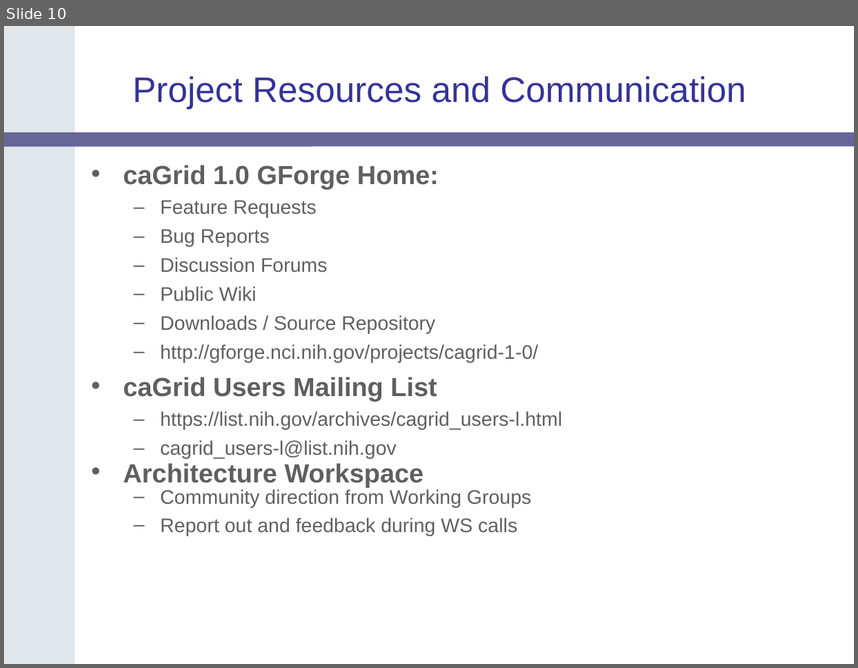
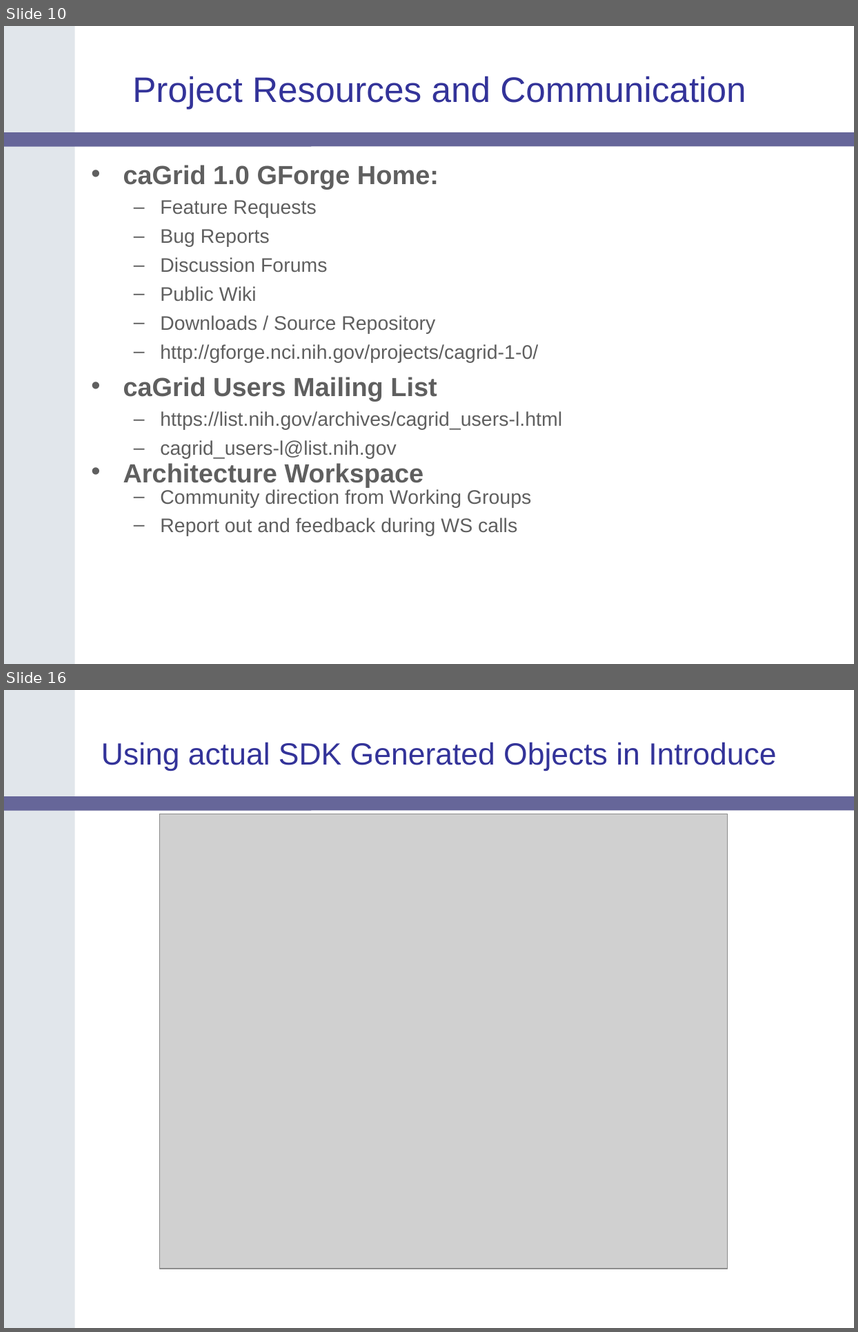
Before and after one commit to NCIP/cagrid-portal, a slide deck: cagrid-1-0/Documentation/presentations/200604_AnnualMeeting/caGrid-1.0-Demo.ppt. Shown one above the other, each under a label of ours: slide 10 before the commit, slides 10 and 16 after it; the slides between them are not shown. The pictures are 858x668 and 858x1332 pixels, drawn with LibreOffice and Linux fonts; fonts in the diff are those of the drawing; grey boxes stand for pictures; background and template pictures are left out. Boxes give left, top, right and bottom in pixels: in the first picture for what was removed or moved away, otherwise in the second. Text is boxed around its words. In the diff, an @@ line names an element or a change of style, - is before the commit and + after.

```diff
--- a/cagrid-1-0/Documentation/presentations/200604_AnnualMeeting/caGrid-1.0-Demo.ppt
+++ b/cagrid-1-0/Documentation/presentations/200604_AnnualMeeting/caGrid-1.0-Demo.ppt
@@ slide 16 added at [4,690,854,1328], background #FFFFFF; not listed: 2 template elements that a slide beside it also shows @@
@@ title added at [101,742,776,771], 26 pt, text #333399 @@
+Using actual SDK Generated Objects in Introduce
@@ picture added at [159,814,727,1268] @@
```
Also in this commit, not shown: 1 slide changed, 4 other slides added.
